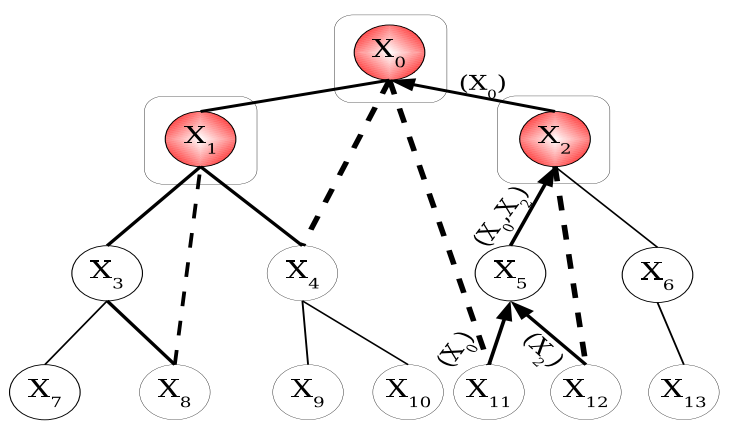
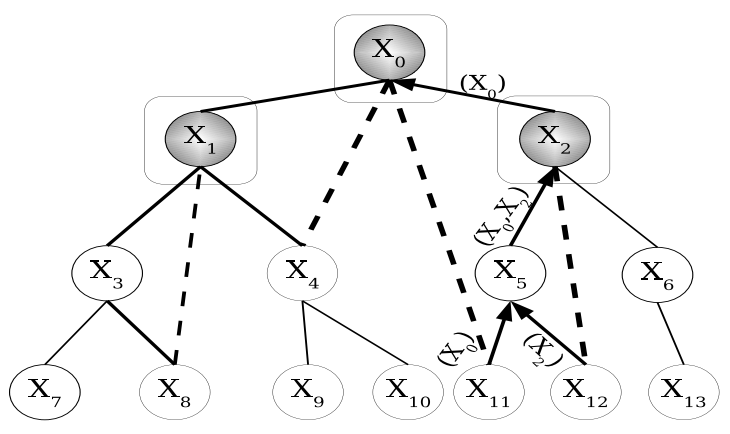
Layer changes from the first w=730, h=434 image to the second:
painted on "Layer 1" over [165, 25, 590, 167]
